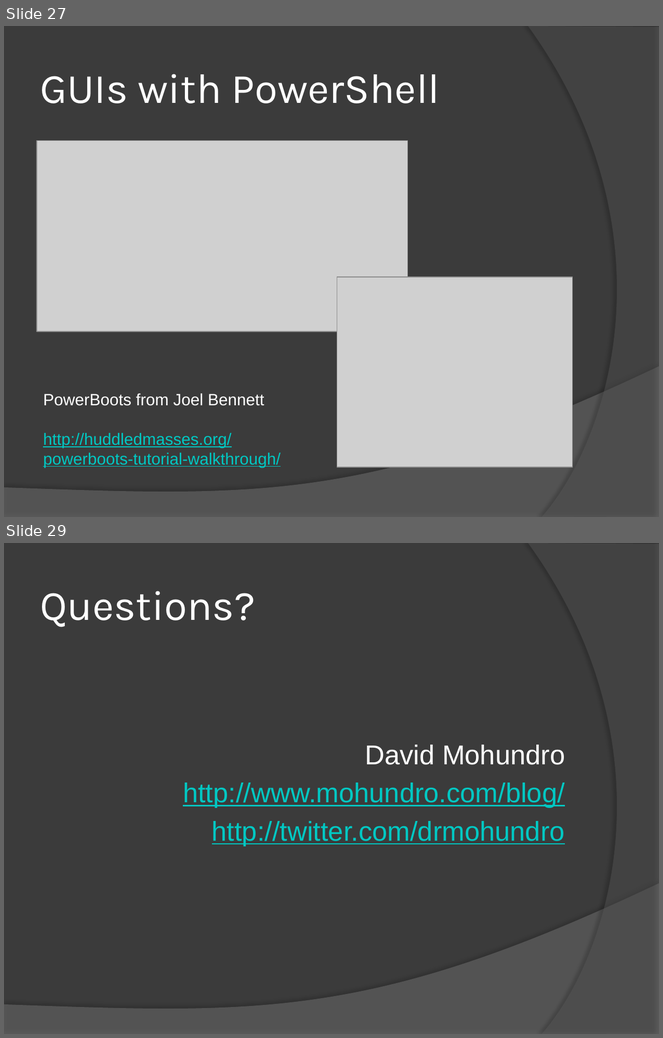
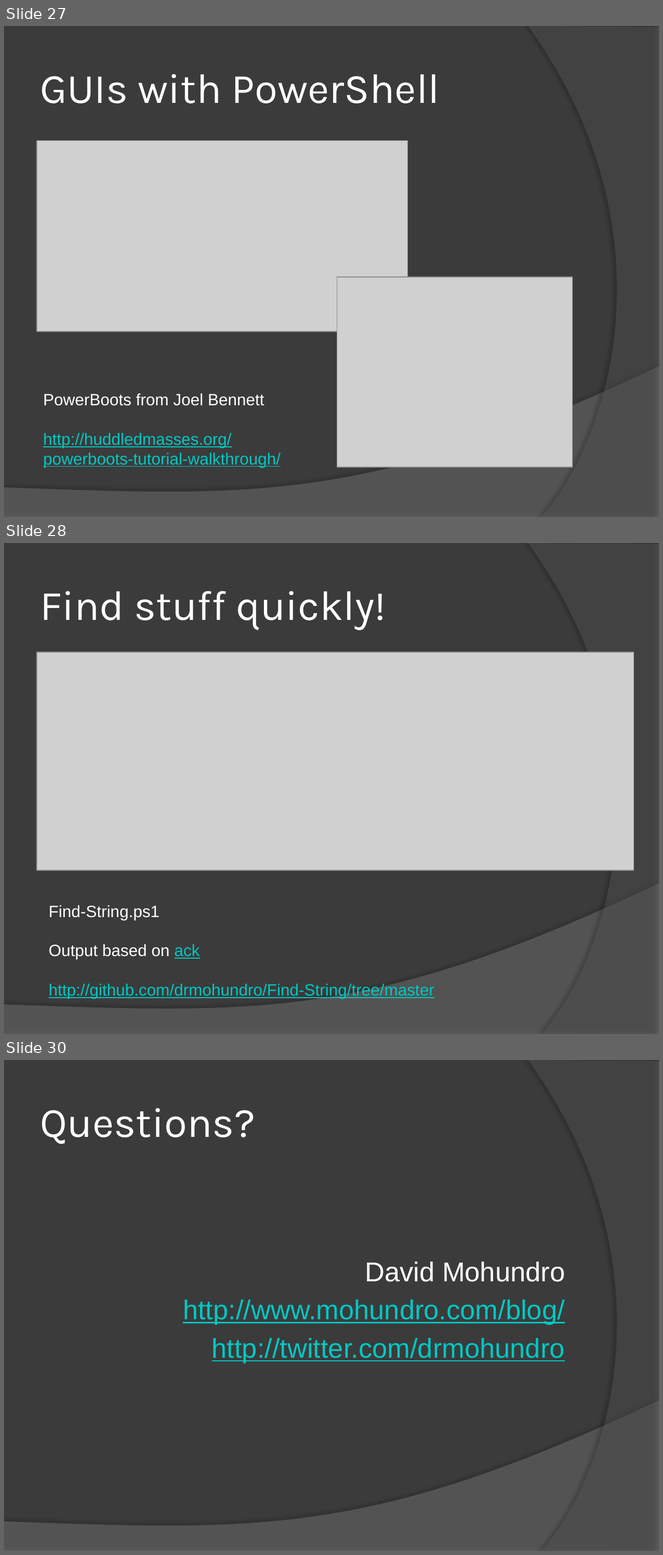
Before and after one commit to drmohundro/presentations, a slide deck: the-power-of-powershell/presentation.pptx. Shown one above the other, each under a label of ours: slides 27 and 29 before the commit, slides 27, 28 and 30 after it; the slides between them are not shown. The pictures are 663x1038 and 663x1555 pixels, drawn with LibreOffice and Linux fonts; fonts in the diff are those of the drawing; grey boxes stand for pictures; background and template pictures are left out. Boxes give left, top, right and bottom in pixels: in the first picture for what was removed or moved away, otherwise in the second. Text is boxed around its words. In the diff, an @@ line names an element or a change of style, - is before the commit and + after.

```diff
--- a/the-power-of-powershell/presentation.pptx
+++ b/the-power-of-powershell/presentation.pptx
@@ slide 28 added at box(4, 543, 659, 1034), background #3B3B3B; not listed: 2 template elements that a slide beside it also shows @@
@@ title added at box(40, 591, 386, 630), 46 pt, text #FFFFFF @@
+Find stuff quickly!
@@ picture added at box(37, 652, 634, 871) @@
@@ text added at box(49, 905, 435, 999), 18 pt, text #00C8C3, underline @@
+Find-String.ps1
+Output based on ack
+http://github.com/drmohundro/Find-String/tree/master
@@ what was slide 29 is now slide 30 @@
```
Also in this commit, not shown: 1 slide changed, 5 other files.
